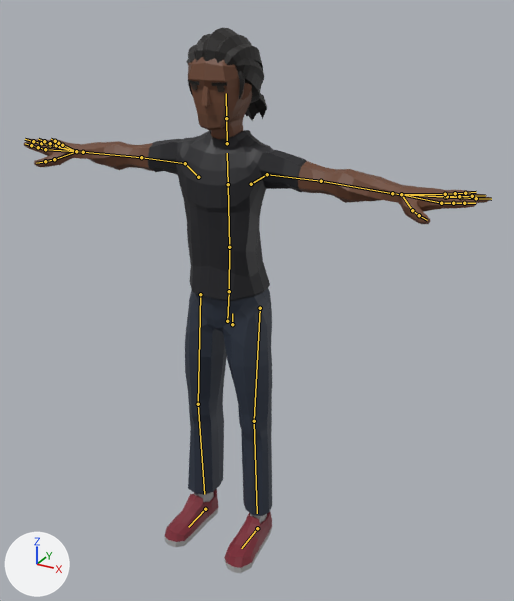
What one commit did to the glTF model js/models/avatars/club-crowd-m1.glb.
One viewpoint serves both versions: a 50 mm lens placed at (1.181, -1.994, 1.965), pointed at (0.084, -0.001, 0.968). Arrows for +X, +Y and +Z are at lower left; the lights stay in place. The first picture is the older version. The bones that change, and the others that lie on the model, are drawn over the model as lines.

The first picture shows 'Casual2_Body'.
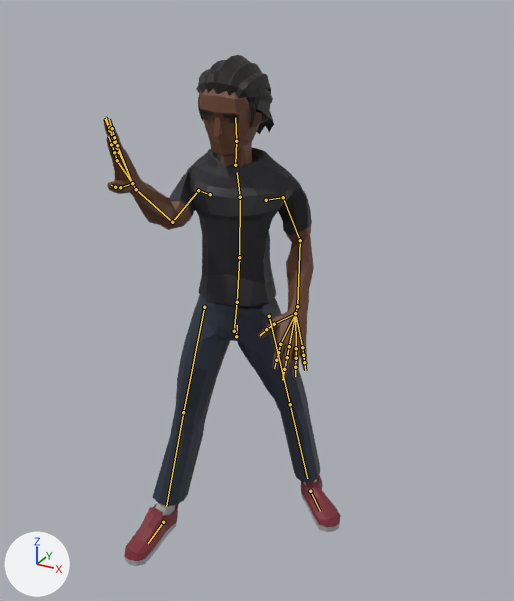
The newer file adds an action. The first version stands in its rest pose; the second is drawn at frame 9 of the action 'Yes'.

Where the change shows, as pixel boxes (x1, y1, x2, y2) in the pictures (514 x 601 px):
'Casual2_Body', posed (49% narrower, 6% shorter)
    before: (24, 28, 491, 573)
    after: (103, 55, 341, 566)
bone 'Body', root to tip
    before: (232, 324) to (232, 313)
    after: (236, 336) to (237, 325)
bone 'Abdomen', root to tip
    before: (229, 291) to (229, 247)
    after: (237, 302) to (239, 257)
bone 'Torso', root to tip
    before: (229, 247) to (228, 184)
    after: (239, 257) to (240, 197)
bone 'Chest', root to tip
    before: (228, 184) to (227, 153)
    after: (240, 197) to (237, 172)
bone 'Neck', root to tip
    before: (227, 143) to (226, 118)
    after: (235, 165) to (236, 141)
bone 'Head', root to tip
    before: (226, 118) to (226, 93)
    after: (236, 141) to (235, 117)
bone 'Shoulder.L', root to tip
    before: (251, 184) to (267, 174)
    after: (266, 200) to (283, 197)
bone 'UpperArm.L', root to tip
    before: (267, 174) to (321, 181)
    after: (283, 197) to (300, 240)
bone 'LowerArm.L', root to tip
    before: (321, 181) to (392, 193)
    after: (300, 240) to (297, 306)
bone 'Wrist.L', root to tip
    before: (392, 193) to (401, 194)
    after: (297, 306) to (295, 313)
bone 'Shoulder.R', root to tip
    before: (198, 177) to (185, 163)
    after: (210, 194) to (198, 190)
bone 'UpperArm.R', root to tip
    before: (185, 163) to (141, 157)
    after: (198, 190) to (172, 222)
bone 'LowerArm.R', root to tip
    before: (141, 157) to (83, 152)
    after: (172, 222) to (136, 189)
bone 'Wrist.R', root to tip
    before: (83, 152) to (76, 151)
    after: (136, 189) to (132, 183)
bone 'UpperLeg.L', root to tip
    before: (260, 308) to (254, 421)
    after: (269, 316) to (290, 404)
bone 'LowerLeg.L', root to tip
    before: (254, 421) to (257, 513)
    after: (290, 404) to (307, 478)
bone 'UpperLeg.R', root to tip
    before: (200, 294) to (198, 404)
    after: (204, 307) to (183, 412)
bone 'LowerLeg.R', root to tip
    before: (198, 404) to (204, 494)
    after: (183, 412) to (166, 506)
bone 'Foot.L', root to tip
    before: (257, 528) to (241, 548)
    after: (310, 491) to (320, 511)
bone 'Foot.R', root to tip
    before: (205, 509) to (188, 527)
    after: (163, 522) to (148, 543)

What the commit changed:
Bone 'Body' (bone_body) moves from (0.0, 0.0, 0.0) to (-0.004, -0.062, -0.034).
Bone 'Body' (bone_body) turns from (0, 0, 0) to (-10, 13, -1) degrees about its own x, y and z.
Bone 'Abdomen' (bone_abdomen) turns from (0, 0, 0) to (3, 0, 0) degrees about its own x, y and z.
Bone 'Torso' (bone_torso) turns from (0, 0, 0) to (5, 0, 0) degrees about its own x, y and z.
Bone 'Chest' (bone_chest) turns from (0, 0, 0) to (24, 0, 0) degrees about its own x, y and z.
Bone 'Neck' (bone_neck) turns from (0, 0, 0) to (-27, 0, 0) degrees about its own x, y and z.
Bone 'Head' (bone_head) turns from (0, 0, 0) to (13, -10, -3) degrees about its own x, y and z.
Bone 'Shoulder.L' (bone_shoulder_l) turns from (0, 0, 0) to (10, -32, 56) degrees about its own x, y and z.
Bone 'UpperArm.L' (bone_upperarm_l) turns from (0, 0, 0) to (-42, 46, -10) degrees about its own x, y and z.
Bone 'LowerArm.L' (bone_lowerarm_l) turns from (0, 0, 0) to (-16, 41, -55) degrees about its own x, y and z.
Bone 'Wrist.L' (bone_wrist_l) turns from (0, 0, 0) to (4, 11, -20) degrees about its own x, y and z.
Bone 'Shoulder.R' (bone_shoulder_r) turns from (0, 0, 0) to (1, 18, -54) degrees about its own x, y and z.
Bone 'UpperArm.R' (bone_upperarm_r) turns from (0, 0, 0) to (-34, -12, 99) degrees about its own x, y and z.
Bone 'LowerArm.R' (bone_lowerarm_r) turns from (0, 0, 0) to (80, -34, -48) degrees about its own x, y and z.
Bone 'Wrist.R' (bone_wrist_r) turns from (0, 0, 0) to (13, -17, -5) degrees about its own x, y and z.
Bone 'UpperLeg.L' (bone_upperleg_l) turns from (0, 0, 0) to (-9, 12, -31) degrees about its own x, y and z.
Bone 'LowerLeg.L' (bone_lowerleg_l) turns from (0, 0, 0) to (-8, 0, 0) degrees about its own x, y and z.
Bone 'UpperLeg.R' (bone_upperleg_r) turns from (0, 0, 0) to (-9, 13, 5) degrees about its own x, y and z.
Bone 'LowerLeg.R' (bone_lowerleg_r) turns from (0, 0, 0) to (-7, -1, 0) degrees about its own x, y and z.
Bone 'Foot.L' (bone_foot_l) moves from (0.0, 0.0, 0.0) to (0.071, -0.343, 0.028).
Bone 'Foot.L' (bone_foot_l) turns from (0, 0, 0) to (4, 0, -44) degrees about its own x, y and z.
Bone 'Foot.R' (bone_foot_r) moves from (0.0, 0.0, 0.0) to (-0.131, 0.11, 0.04).
Bone 'Foot.R' (bone_foot_r) turns from (0, 0, 0) to (4, 0, -6) degrees about its own x, y and z.
